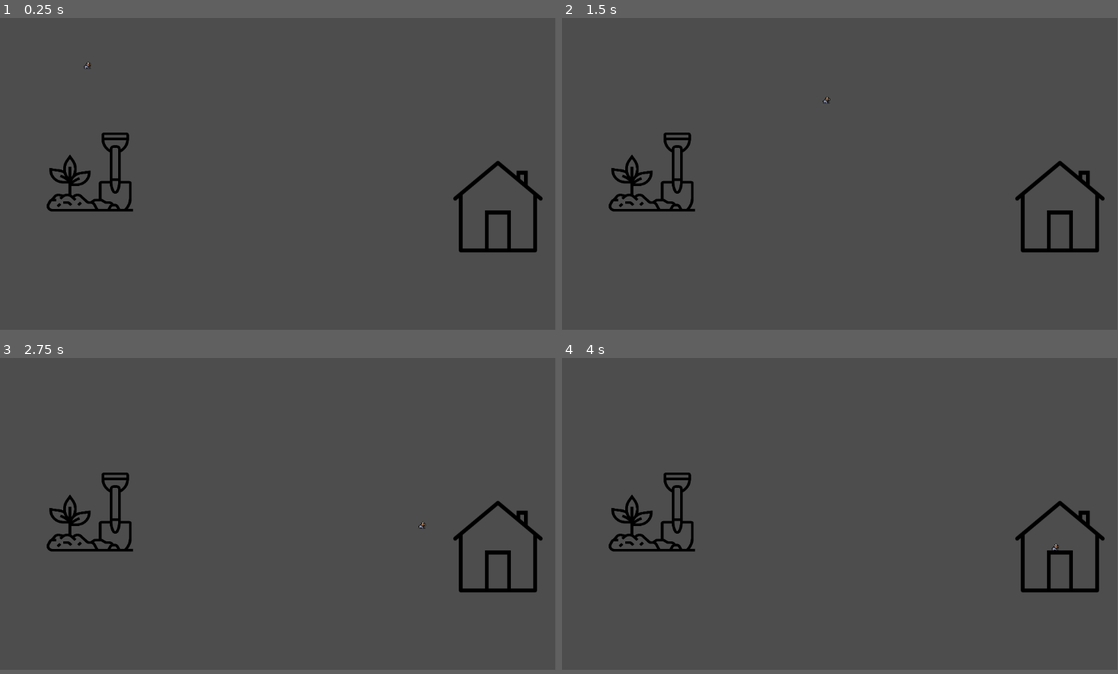
Above: before the commit, frames 1-4 (two rows, left to right).
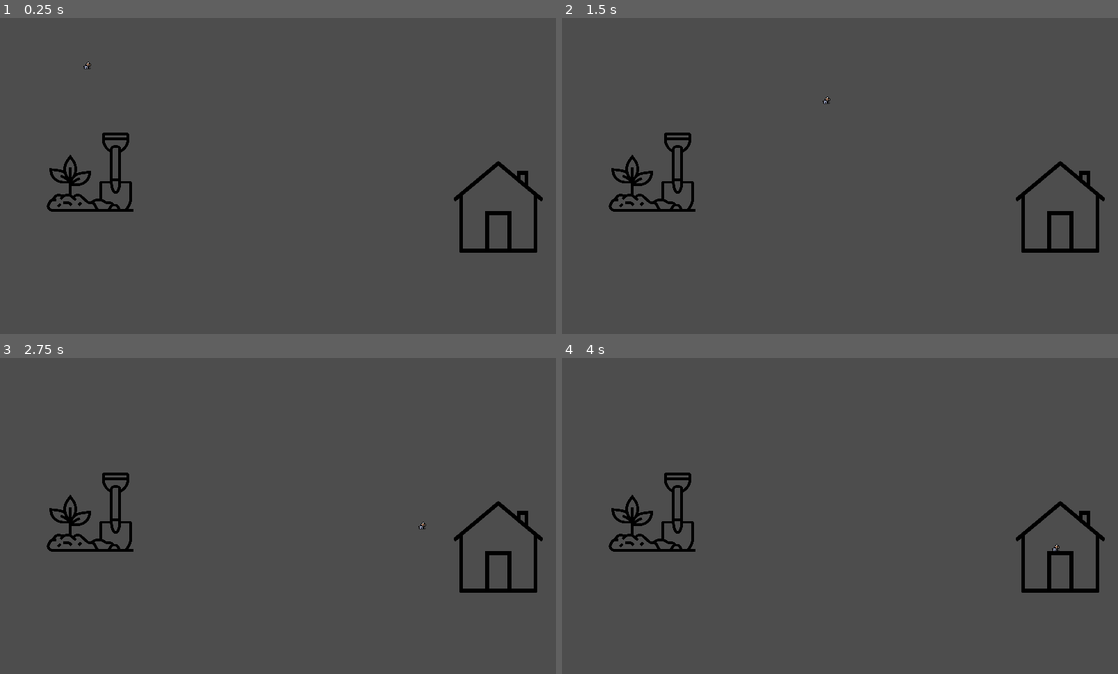
Above: after the commit, the same moments.

Repository: maxhoward/ludum-dare-56
Game: Godot game, scene res://scenes/world.tscn
The game is run twice, just before and just after one commit, with the same random seed, the same clock (stepped at 60 frames per second) and the same inputs.
Inputs:
- Up to frame 1 (0.25 s): no input
- Up to frame 2 (1.5 s): tap Enter at 1.25 s
- Up to frame 3 (2.75 s): no input
- Up to frame 4 (4 s): no input
In our replay, the window is 799x449 before the commit and 800x455 after it. These sizes can differ from the game's own. Grey fills any space a smaller window leaves; there, only what the larger window draws over its background counts as a difference.

The runs differ from the first frame. In frame 1, 0.4% of the frame differs, in the area x 8-98%, y 13-75%; in frame 2, 0.4%; in frame 3, 0.4%, in the area x 8-98%, y 36-75%; in frame 4, 0.4%.

Commit message:
Project settings that I thought would be good.

Diff:
--- a/project.godot
+++ b/project.godot
@@ -15,7 +15,18 @@
 config/features=PackedStringArray("4.3", "GL Compatibility")
 config/icon="res://assets/icon.svg"
 
+[display]
+
+window/size/viewport_height=656
+window/stretch/mode="canvas_items"
+
+[physics]
+
+2d/default_gravity=0.0
+
 [rendering]
 
+textures/canvas_textures/default_texture_filter=3
 renderer/rendering_method="gl_compatibility"
 renderer/rendering_method.mobile="gl_compatibility"
+2d/snap/snap_2d_transforms_to_pixel=true
